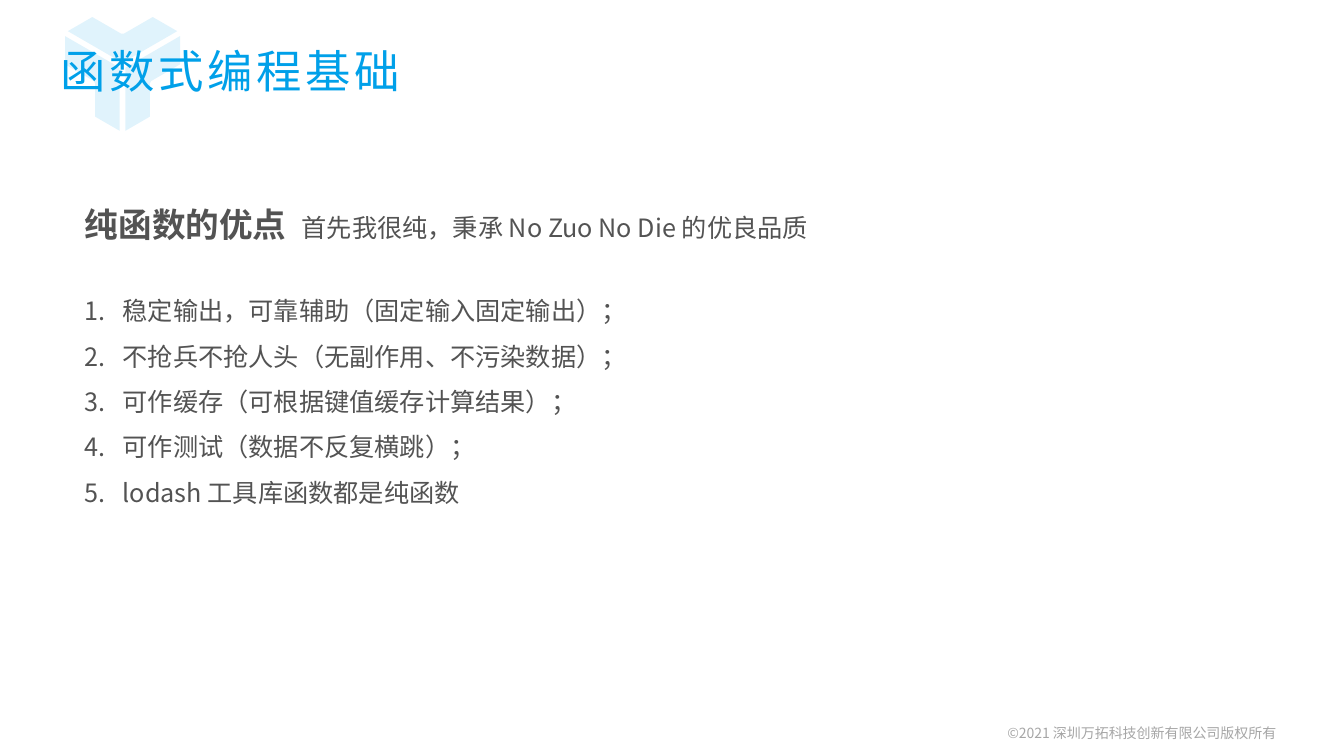
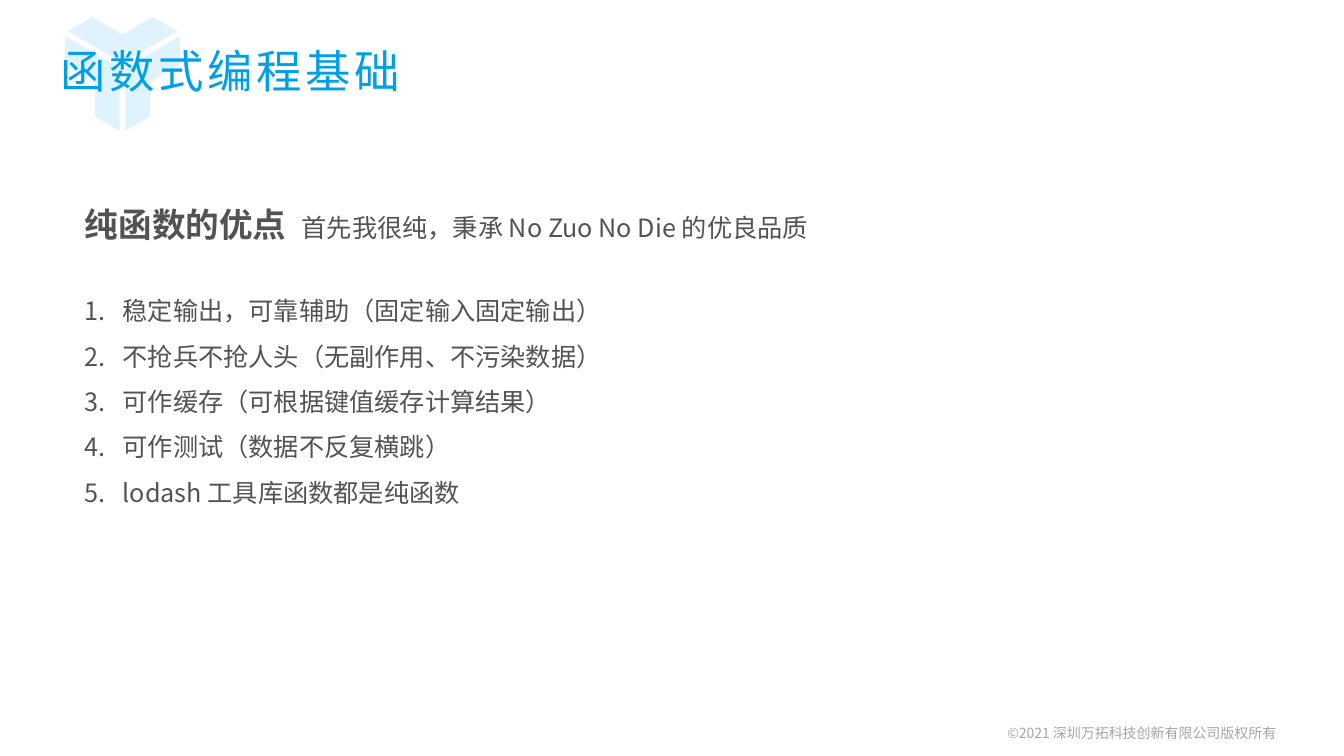
Before and after one commit to ZengLingYong/Blog, a slide deck: slide 15 of 函数编程范式.pptx. Drawn at 1344x756 pixels with LibreOffice and Linux fonts; fonts in the diff are those of the drawing; background and template pictures are left out. Boxes give left, top, right and bottom in pixels: in the first picture for what was removed or moved away, otherwise in the second. Text is boxed around its words. In the diff, an @@ line names an element or a change of style, - is before the commit and + after.

```diff
--- a/函数编程范式.pptx
+++ b/函数编程范式.pptx
@@ text at (123,298,602,459): text changed @@
-1. 稳定输出，可靠辅助（固定输入固定输出）；
-2. 不抢兵不抢人头（无副作用、不污染数据）；
-3. 可作缓存（可根据键值缓存计算结果）；
-4. 可作测试（数据不反复横跳）；
+1. 稳定输出，可靠辅助（固定输入固定输出）
+2. 不抢兵不抢人头（无副作用、不污染数据）
+3. 可作缓存（可根据键值缓存计算结果）
+4. 可作测试（数据不反复横跳）
```
Also in this commit, not shown: 14 other slides changed.
